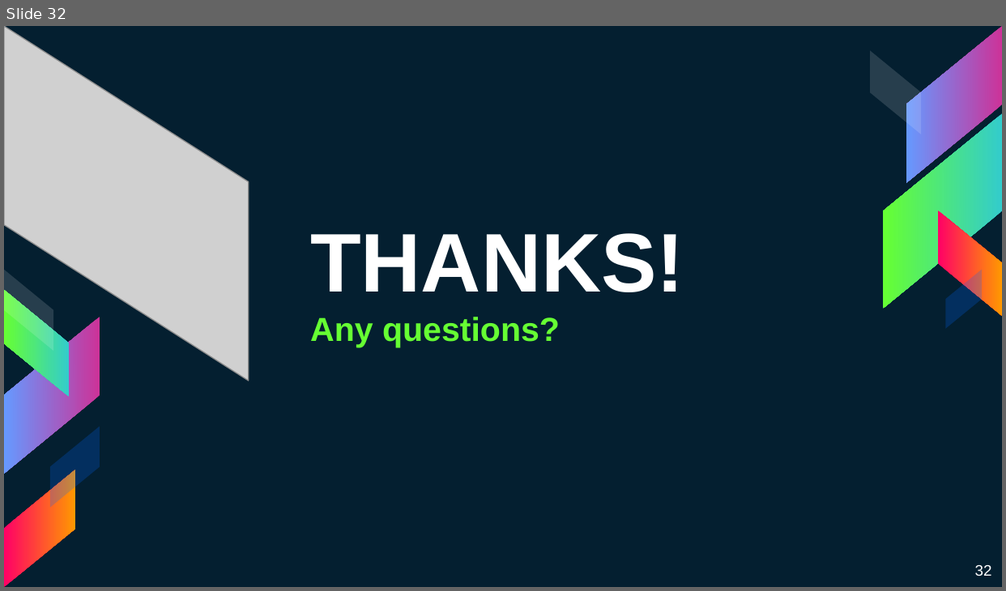
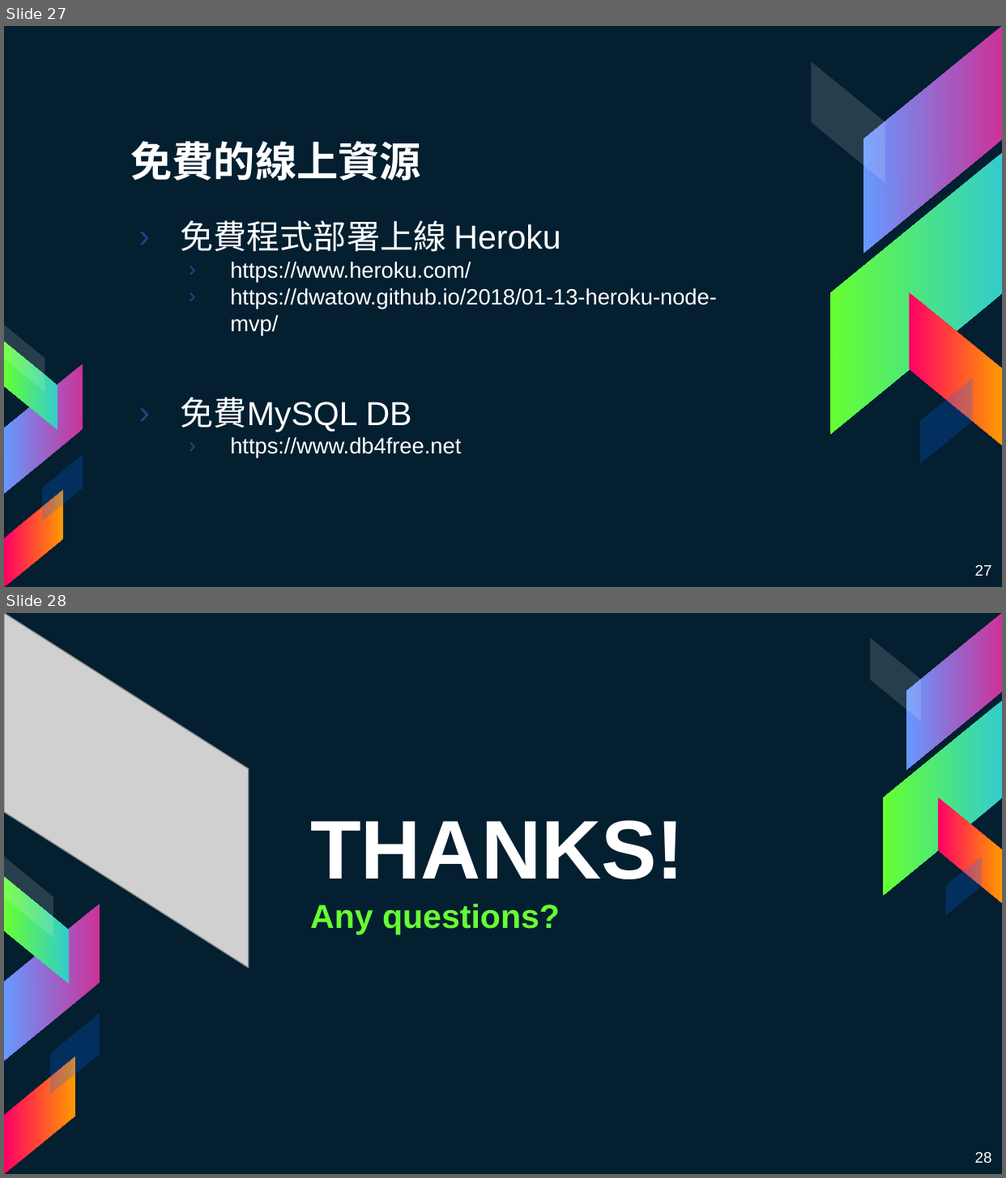
Before and after one commit to mmmaaaxxx77/NodeJS_YuanZe_Workshop, a slide deck: Documents/day2.pptx. Shown one above the other, each under a label of ours: slide 32 before the commit, slides 27 and 28 after it. The pictures are 1006x591 and 1006x1178 pixels, drawn with LibreOffice and Linux fonts; fonts in the diff are those of the drawing; grey boxes stand for pictures. Boxes give left, top, right and bottom in pixels: in the first picture for what was removed or moved away, otherwise in the second. Text is boxed around its words. In the diff, an @@ line names an element or a change of style, - is before the commit and + after.

```diff
--- a/Documents/day2.pptx
+++ b/Documents/day2.pptx
@@ slide 27 added at [4,26,1002,587], background #041F30 @@
@@ title added at [130,141,421,181], 30 pt, text #FFFFFF, bold @@
+免費的線上資源
@@ text added at [181,220,717,459], 16 pt, text #FFFFFF @@
+› 免費程式部署上線 Heroku
+  › https://www.heroku.com/
+  › https://dwatow.github.io/2018/01-13-heroku-node-mvp/
+› 免費MySQL DB
+  › https://www.db4free.net
@@ group added at [811,26,1002,464]: 5 parallelograms @@
@@ group added at [4,326,83,587]: 5 parallelograms @@
@@ page number added at [975,565,992,576], 11 pt, text #FFFFFF @@
+27
@@ what was slide 32 is now slide 28 @@
@@ page number at [975,1152,992,1163]: text changed @@
-32
+28
```
Also in this commit, not shown: 11 slides changed, 11 other slides added, 16 slides removed, 31 other files.
